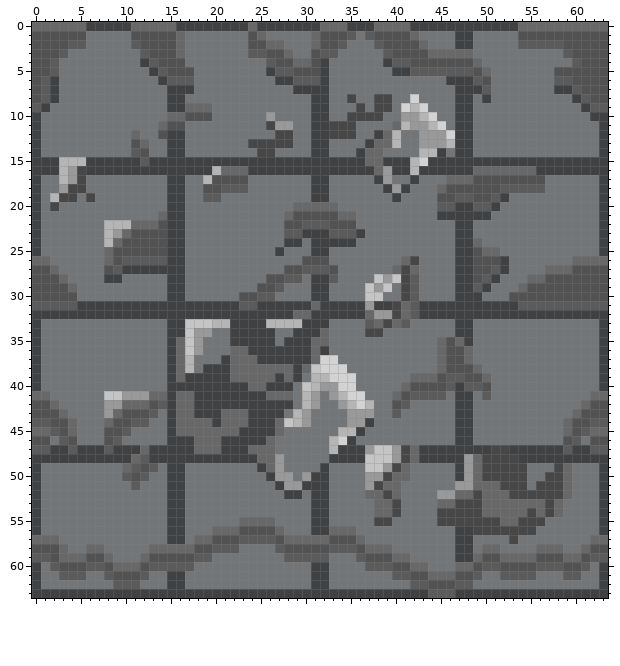
Pixel-art sprite -- Assets/Level/WALL_tile_left_frame.png. Above: the version before the commit.
The file is 64x64 pixels. Colours within 5 levels of each other are drawn and written as one.
Now the later version:
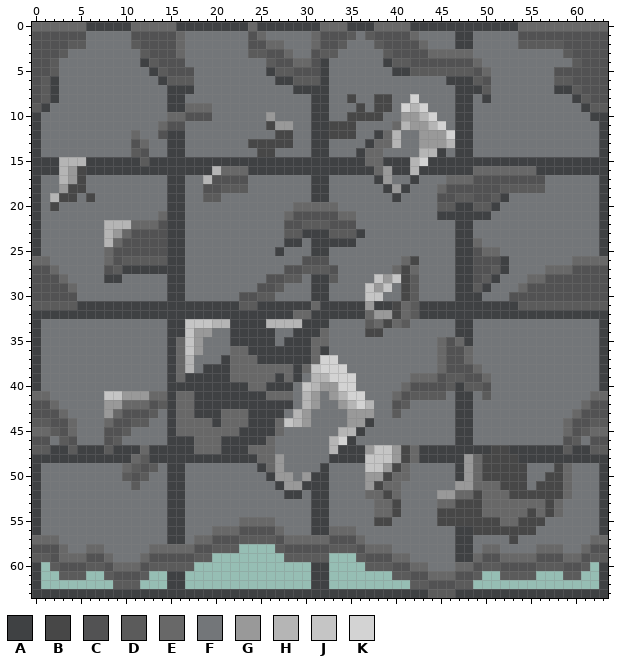
Palette (. is transparent): A #3f4143  B #474747  C #525253  D #5b5b5b  E #686868  F #737679  G #999999  H #b5b5b5  J #c5c5c5  K #d3d3d3
From old to new:
@@ x 0..63 @@
 57 EEEFFFFFFFFFFFFAAFEECCCDDDDCEEEEECCCEFFFFFFFFFFAAFFFFBFFFFFFFFEE
-58 CCCEFFEEFFFFFEEEEECCDDDFFFFDCCCCCDDDCEEEFFFFFFFAAFEEFFFFEEEFFECC
-59 DDCEEECCEFFFECCCCCDDFFFFFFFFDDDDDFFFDCCCEEFFFFFAAECCEEEECCCEECDD
-60 AFDCCCDDCEEECDDDDDFFFFFFFFFFFFFAAFFFFDDDCCEEFFFEECDDCCCCDDDCCDFA
-61 AFFDDDFFDCCCDFFAAFFFFFFFFFFFFFFAAFFFFFFFDDCCEEECCDFFDDDDFFFDDFFA
-62 AFFFFFFFFDDDFFFAAFFFFFFFFFFFFFFAAFFFFFFFFFDDCCCDDFFFFFFFFFFFFFFA
+58 CCCEFFEEFFFFFEEEEECCDDD....DCCCCCDDDCEEEFFFFFFFAAFEEFFFFEEEFFECC
+59 DDCEEECCEFFFECCCCCDD........DDDDD...DCCCEEFFFFFAAECCEEEECCCEECDD
+60 A.DCCCDDCEEECDDDDD.............AA....DDDCCEEFFFEECDDCCCCDDDCCD.A
+61 A..DDD..DCCCD..AA..............AA.......DDCCEEECCD..DDDD...DD..A
+62 A........DDD...AA..............AA.........DDCCCDD..............A
 63 AAAAAAAAAAAAAAAAAAAAAAAAAAAAAAAAAAAAAAAAAAAADDDAAAAAAAAAAAAAAAAA
